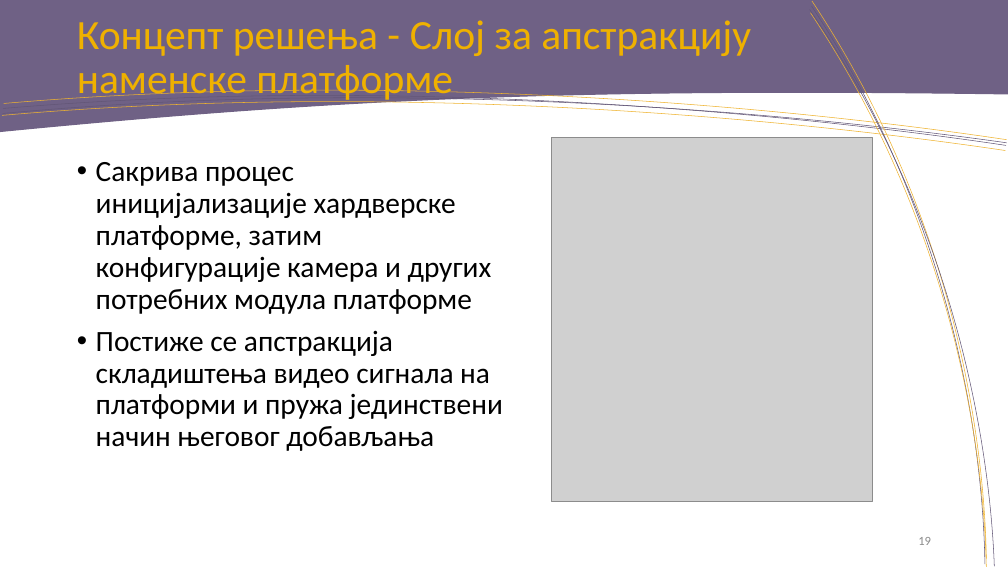
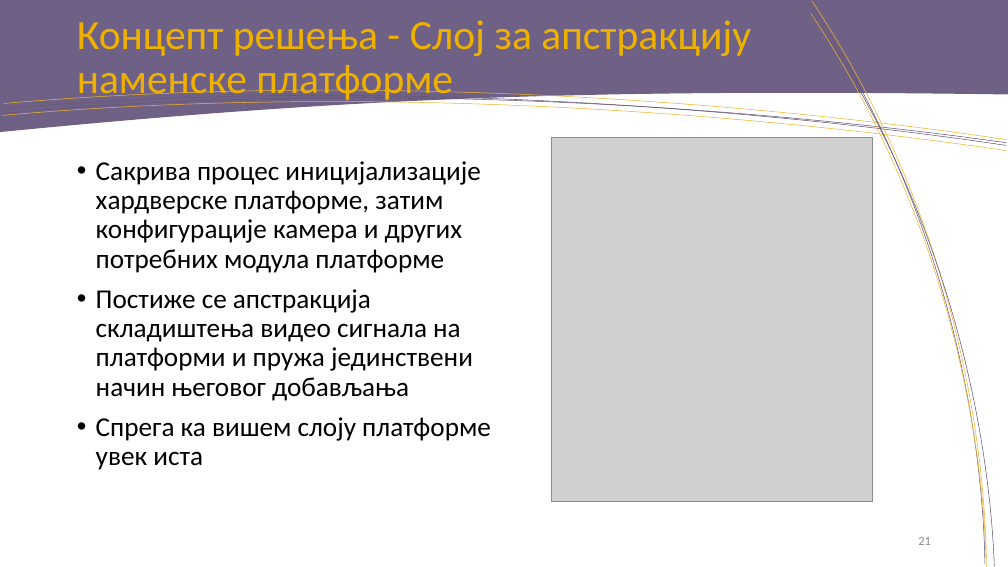
Before and after one commit to rondor1/msc, a slide deck: slide 21 of msc-e28-2018-pres.pptx (slide 19 before the commit). Drawn at 1008x567 pixels with LibreOffice and Linux fonts; fonts in the diff are those of the drawing; grey boxes stand for pictures; background and template pictures are left out. Boxes give left, top, right and bottom in pixels: in the first picture for what was removed or moved away, otherwise in the second. Text is boxed around its words. In the diff, an @@ line names an element or a change of style, - is before the commit and + after.

```diff
--- a/msc-e28-2018-pres.pptx
+++ b/msc-e28-2018-pres.pptx
@@ text at <box>96,161,480,401</box>: size 28 to 25.9 pt in "Сакрива процес иницијализације хардверске платформе, затим к ...", "Постиже се апстракција складиштења видео сигнала на ..." @@
@@ text at <box>96,417,491,470</box>: paragraph added @@
+• Спрега ка вишем слоју платформе увек иста
@@ page number at <box>918,537,931,545</box>: text changed @@
-19
+21
```
Also in this commit, not shown: 13 other slides changed, 2 slides added, 1 other file.
